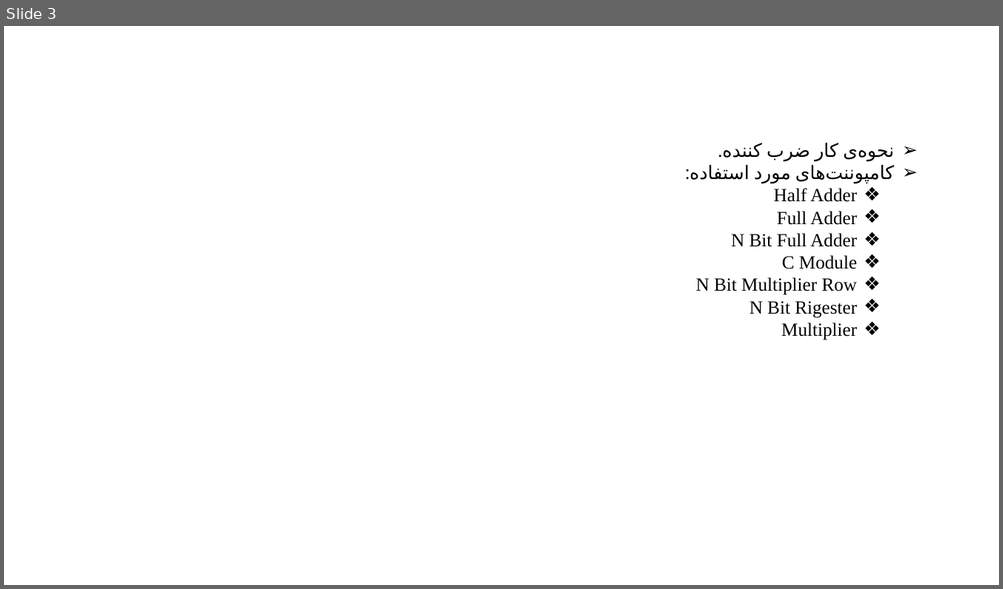
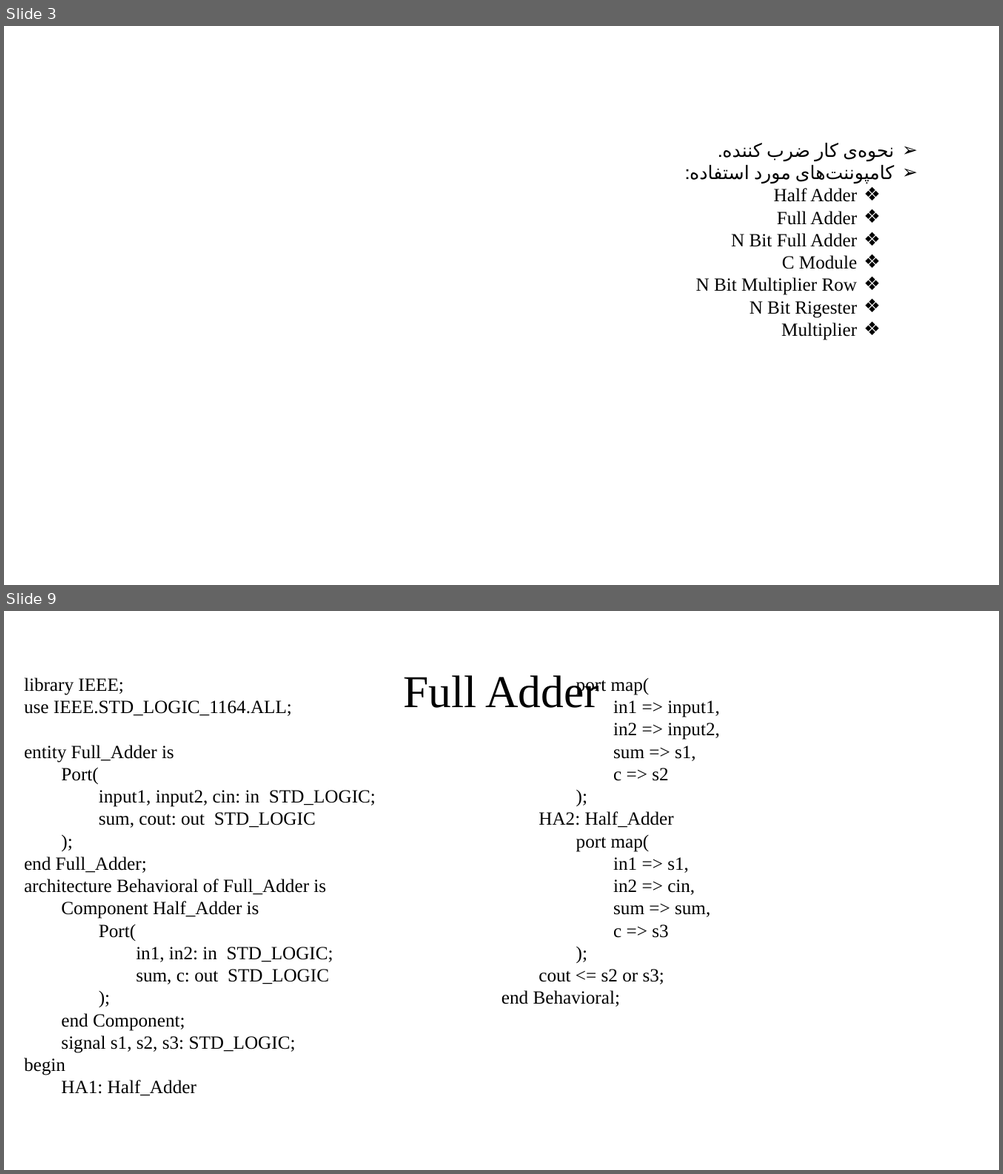
Before and after one commit to RAAvenger/N-Bit-Multiplier, a slide deck: Presentation.pptx. Shown one above the other, each under a label of ours: slide 3 before the commit, slides 3 and 9 after it; the slides between them are not shown. The pictures are 1003x589 and 1003x1174 pixels, drawn with LibreOffice and Linux fonts; fonts in the diff are those of the drawing. Boxes give left, top, right and bottom in pixels: in the first picture for what was removed or moved away, otherwise in the second. Text is boxed around its words. In the diff, an @@ line names an element or a change of style, - is before the commit and + after.

```diff
--- a/Presentation.pptx
+++ b/Presentation.pptx
@@ slide 9 added at (x1=4, y1=611, x2=999, y2=1170), background #FFFFFF @@
@@ title added at (x1=403, y1=675, x2=599, y2=708), 44 pt, text #000000 @@
+Full Adder
@@ text added at (x1=24, y1=678, x2=720, y2=1096), 18 pt, text #000000 @@
+library IEEE;
+use IEEE.STD_LOGIC_1164.ALL;
+entity Full_Adder is
+Port(
+input1, input2, cin: in STD_LOGIC;
+sum, cout: out STD_LOGIC
+);
+end Full_Adder;
+architecture Behavioral of Full_Adder is
+Component Half_Adder is
+Port(
+in1, in2: in STD_LOGIC;
+sum, c: out STD_LOGIC
+);
+end Component;
+signal s1, s2, s3: STD_LOGIC;
+begin
+HA1: Half_Adder
+port map(
+in1 => input1,
+in2 => input2,
+sum => s1,
+c => s2
+);
+HA2: Half_Adder
+port map(
+in1 => s1,
+in2 => cin,
+sum => sum,
+c => s3
+);
+cout <= s2 or s3;
+end Behavioral;
```
Also in this commit, not shown: 2 slides changed, 17 other slides added, 5 other files.
